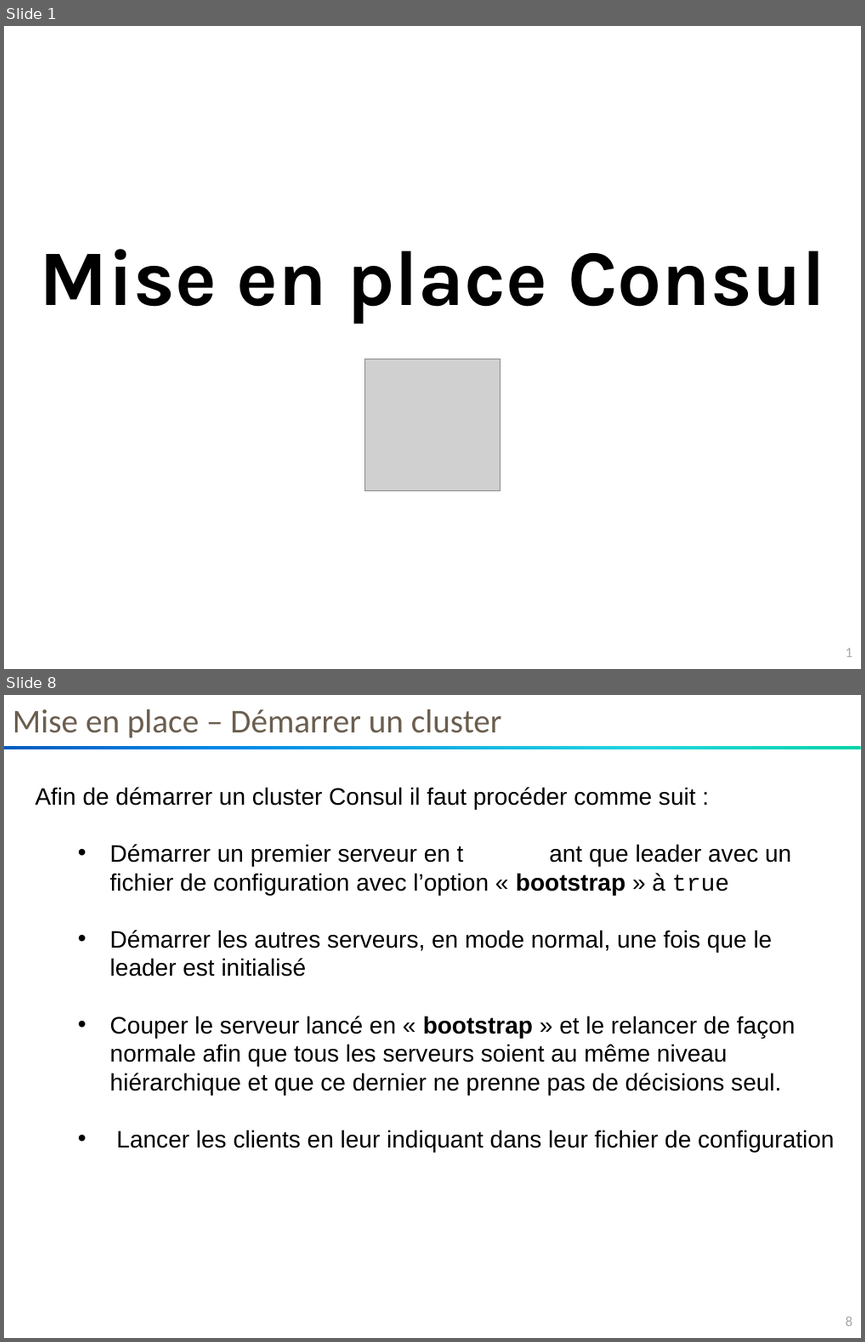
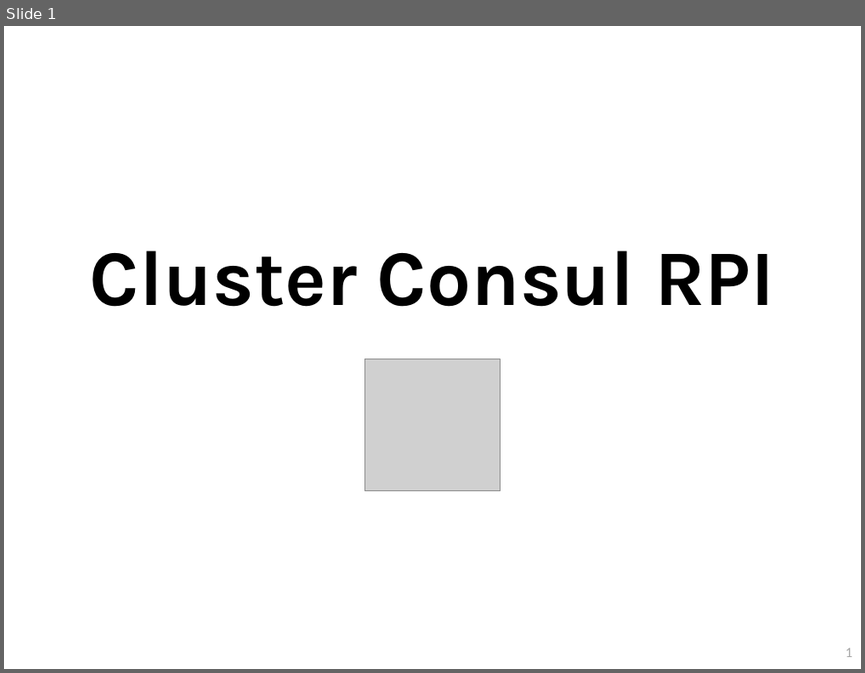
Before and after one commit to so-technology-watch/consul-poc, a slide deck: doc/setup/Cluster-Consul-v1.0.pptx. Shown one above the other, each under a label of ours: slides 1 and 8 before the commit, slide 1 after it; the slides between them are not shown. The pictures are 865x1342 and 865x673 pixels, drawn with LibreOffice and Linux fonts; fonts in the diff are those of the drawing; grey boxes stand for pictures. Boxes give left, top, right and bottom in pixels: in the first picture for what was removed or moved away, otherwise in the second. Text is boxed around its words. In the diff, an @@ line names an element or a change of style, - is before the commit and + after.

```diff
--- a/doc/setup/Cluster-Consul-v1.0.pptx
+++ b/doc/setup/Cluster-Consul-v1.0.pptx
@@ slide 8 removed at bbox=[4, 695, 861, 1338], background #FFFFFF; not listed: 1 template element that a slide beside it also shows @@
@@ text removed at bbox=[12, 709, 502, 738] @@
-Mise en place – Démarrer un cluster
@@ rectangle removed at bbox=[4, 746, 861, 750] @@
@@ text removed at bbox=[35, 787, 834, 1151] @@
-Afin de démarrer un cluster Consul il faut procéder comme suit :
-  • Démarrer un premier serveur en t ant que leader avec un fichier de configuration avec l’option « bootstrap » à true
-  • Démarrer les autres serveurs, en mode normal, une fois que le leader est initialisé
-  • Couper le serveur lancé en « bootstrap » et le relancer de façon normale afin que tous les serveurs soient au même niveau hiérarchique et que ce dernier ne prenne pas de décisions seul.
-  • Lancer les clients en leur indiquant dans leur fichier de configuration
@@ slide 1 changed as well @@
@@ text at bbox=[90, 250, 774, 306]: text changed @@
-Mise en place Consul
+Cluster Consul RPI
```
Also in this commit, not shown: 4 slides added, 6 other slides removed, 1 other file.
